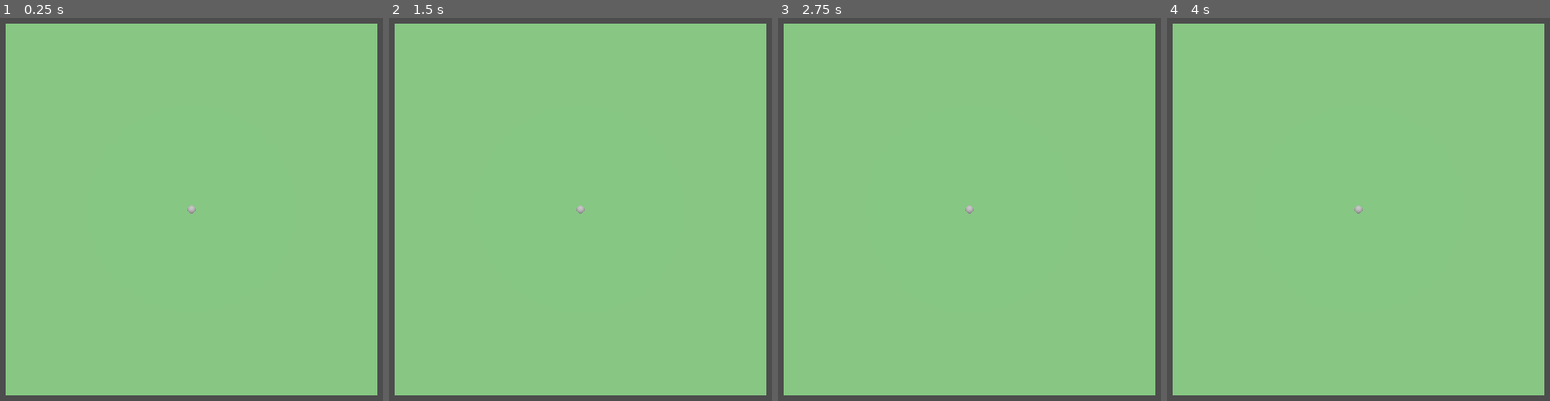
Above: before the commit, frames 1-4 (left to right).
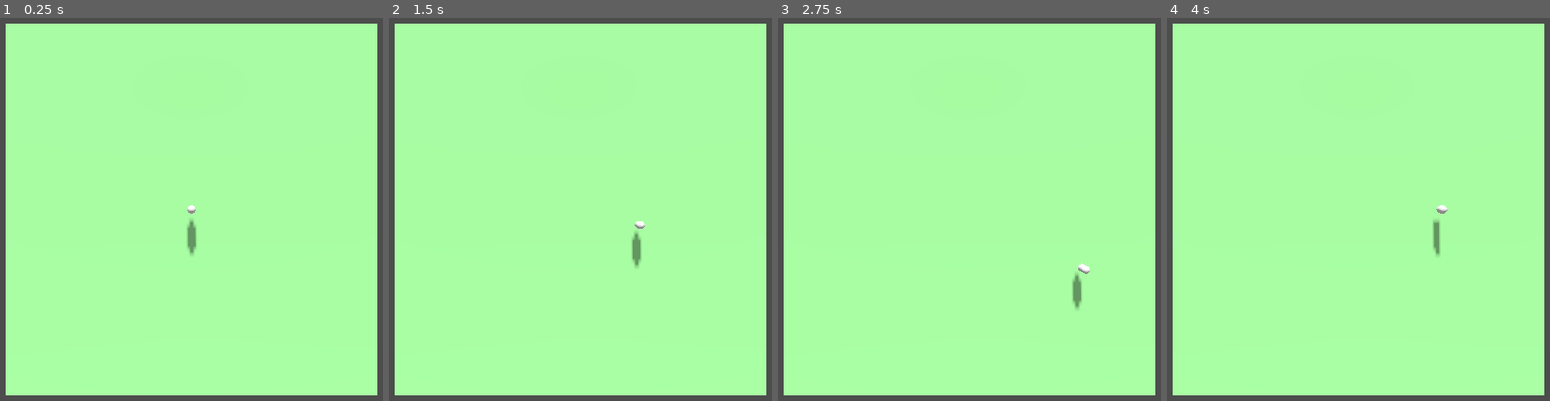
Above: after the commit, the same moments.

Repository: mpt777/BoomerangFoo
Game: Godot game, scene res://Scenes/World.tscn
The game is run twice, just before and just after one commit, with the same random seed, the same clock (stepped at 60 frames per second) and the same inputs.
Inputs (mouse positions are in pixels of both pictures, inside the frame that each line leads up to):
- Up to frame 1 (0.25 s): no input
- Up to frame 2 (1.5 s): tap Enter at 0.5 s; move the mouse to (745, 186) at 0.52 s; hold D 0.53-1.28 s; click (745, 186) at 0.67 s; move the mouse to (431, 232) at 1.27 s; hold S from 1.28 s (still down)
- Up to frame 3 (2.75 s): move the mouse to (1046, 117) at 2.02 s; release S at 2.03 s; hold D from 2.03 s (still down)
- Up to frame 4 (4 s): move the mouse to (1320, 293) at 2.77 s; release D at 2.78 s; hold W 2.78-3.53 s; click (1320, 293) at 2.92 s; tap Space at 3.5 s; move the mouse to (outside the picture) at 3.52 s; hold A from 3.53 s (still down)

The runs differ from the first frame. In frame 1, 94% of the frame differs, in the area x 1-99%, y 1-99%; in frame 2, 94%; in frame 3, 94%; in frame 4, 94%.

Commit message:
controller

Diff:
--- a/Scenes/Components/Controller.gd
+++ /dev/null
@@ -1,11 +0,0 @@
-extends Node
-
-
-# Called when the node enters the scene tree for the first time.
-func _ready():
-	pass # Replace with function body.
-
-
-# Called every frame. 'delta' is the elapsed time since the previous frame.
-func _process(delta):
-	pass
--- a/Scenes/Components/Controller.tscn
+++ /dev/null
@@ -1,6 +0,0 @@
-[gd_scene load_steps=2 format=3 uid="uid://bhftea212ibr4"]
-
-[ext_resource type="Script" path="res://Scenes/Components/Controller.gd" id="1_bpji0"]
-
-[node name="Controller" type="Node"]
-script = ExtResource("1_bpji0")
--- /dev/null
+++ b/Scenes/Components/PlayerController.gd
@@ -0,0 +1,52 @@
+extends Controller
+
+@export
+var target : CharacterBody3D
+
+@export
+var SPEED := 10
+
+@export
+var ACCELERATION := 0.8
+
+@export
+var FRICTION := 0.5
+
+# Called when the node enters the scene tree for the first time.
+func _ready():
+	register_action("move_up", InputEventKey.new(), KEY_W)
+	register_action("move_down", InputEventKey.new(), KEY_S)
+	register_action("move_left", InputEventKey.new(), KEY_A)
+	register_action("move_right", InputEventKey.new(), KEY_D)
+
+
+# Called every frame. 'delta' is the elapsed time since the previous frame.
+func _process(delta):
+	pass
+
+func _physics_process(delta):
+	if not target:
+		return
+	# We create a local variable to store the input direction.
+	var direction = Vector3.ZERO
+	var target_velocity = Vector3.ZERO
+
+	# We check for each move input and update the direction accordingly.
+	if Input.is_action_pressed(action("move_right")):
+		direction.x += 1
+	if Input.is_action_pressed(action("move_left")):
+		direction.x -= 1
+	if Input.is_action_pressed(action("move_down")):
+		direction.z += 1
+	if Input.is_action_pressed(action("move_up")):
+		direction.z -= 1
+
+	direction = direction.normalized() * SPEED
+
+	if direction.length() > 0:
+		target.velocity = target.velocity.lerp(direction, ACCELERATION)
+	else:
+	# If there's no input, slow down to (0, 0)
+		target.velocity = target.velocity.lerp(Vector3.ZERO, FRICTION)
+
+	target.move_and_slide()
--- /dev/null
+++ b/Scenes/Components/PlayerController.tscn
@@ -0,0 +1,6 @@
+[gd_scene load_steps=2 format=3 uid="uid://cm0w7a28t0la4"]
+
+[ext_resource type="Script" path="res://Scenes/Components/PlayerController.gd" id="1_76gno"]
+
+[node name="Controller" type="Node"]
+script = ExtResource("1_76gno")
--- a/Scenes/Levels/Level.tscn
+++ b/Scenes/Levels/Level.tscn
@@ -32,4 +32,5 @@
 environment = SubResource("Environment_cxxfk")
 
 [node name="DirectionalLight3D" type="DirectionalLight3D" parent="."]
-transform = Transform3D(0.999922, 0.00408568, -0.0118429, 0.0121545, -0.545455, 0.838052, -0.00303575, -0.83813, -0.545462, 0, 0, 0)
+transform = Transform3D(0.999922, 0.00408568, -0.0118429, 0.00842274, -0.919032, 0.394093, -0.00927385, -0.394162, -0.918994, 0, 0, 0)
+shadow_enabled = true
--- /dev/null
+++ b/Scenes/PlayerController2.gd
@@ -0,0 +1,52 @@
+extends Controller
+
+@export
+var target : CharacterBody3D
+
+@export
+var SPEED := 10
+
+@export
+var ACCELERATION := 0.8
+
+@export
+var FRICTION := 0.5
+
+# Called when the node enters the scene tree for the first time.
+func _ready():
+	register_action("move_up", InputEventKey.new(), KEY_UP)
+	register_action("move_down", InputEventKey.new(), KEY_DOWN)
+	register_action("move_left", InputEventKey.new(), KEY_LEFT)
+	register_action("move_right", InputEventKey.new(), KEY_RIGHT)
+
+
+# Called every frame. 'delta' is the elapsed time since the previous frame.
+func _process(delta):
+	pass
+
+
+func _physics_process(delta):
+	if not target:
+		return
+	# We create a local variable to store the input direction.
+	var direction = Vector3.ZERO
+	var target_velocity = Vector3.ZERO
+
+	if Input.is_action_pressed(action("move_right")):
+		direction.x += 1
+	if Input.is_action_pressed(action("move_left")):
+		direction.x -= 1
+	if Input.is_action_pressed(action("move_down")):
+		direction.z += 1
+	if Input.is_action_pressed(action("move_up")):
+		direction.z -= 1
+
+	direction = direction.normalized() * SPEED
+
+	if direction.length() > 0:
+		target.velocity = target.velocity.lerp(direction, ACCELERATION)
+	else:
+	# If there's no input, slow down to (0, 0)
+		target.velocity = target.velocity.lerp(Vector3.ZERO, FRICTION)
+
+	target.move_and_slide()
--- a/Scenes/Players/Player.tscn
+++ b/Scenes/Players/Player.tscn
@@ -1,4 +1,6 @@
-[gd_scene load_steps=3 format=3 uid="uid://nekxp4173ils"]
+[gd_scene load_steps=4 format=3 uid="uid://nekxp4173ils"]
+
+[ext_resource type="PackedScene" uid="uid://cm0w7a28t0la4" path="res://Scenes/Components/PlayerController.tscn" id="1_ht1ac"]
 
 [sub_resource type="CapsuleShape3D" id="CapsuleShape3D_7yfid"]
 
@@ -11,3 +13,6 @@
 
 [node name="MeshInstance3D" type="MeshInstance3D" parent="."]
 mesh = SubResource("CapsuleMesh_mapto")
+
+[node name="PlayerController" parent="." node_paths=PackedStringArray("target") instance=ExtResource("1_ht1ac")]
+target = NodePath("..")
--- a/Scenes/World.tscn
+++ b/Scenes/World.tscn
@@ -5,10 +5,10 @@
 
 [node name="World" type="Node3D"]
 
-[node name="CharacterBody3D" parent="." instance=ExtResource("1_gb6ck")]
-transform = Transform3D(1, 0, 0, 0, 1, 0, 0, 0, 1, 0, 1.93793, 0)
-
 [node name="Level" parent="." instance=ExtResource("2_h88pl")]
 
 [node name="Camera3D" type="Camera3D" parent="."]
 transform = Transform3D(1, 0, 0, 0, -4.37114e-08, 1, 0, -1, -4.37114e-08, 0, 37.5897, 0)
+
+[node name="CharacterBody3D" parent="." instance=ExtResource("1_gb6ck")]
+transform = Transform3D(1, 0, 0, 0, 1, 0, 0, 0, 1, 0, 2.73338, 0)
--- /dev/null
+++ b/Scripts/Controller.gd
@@ -0,0 +1,28 @@
+extends Node
+
+class_name Controller
+
+@export
+var controller_number := 0
+
+@export
+var device_number := 0
+
+func action(action_name : String) -> String:
+	return "{0}__{1}".format([controller_number, action_name])
+
+func register_action(action_name : String, input_event : InputEvent, button_index : int) -> void:
+	var action = action(action_name)
+
+#	if not InputMap.has_action(action):
+	InputMap.add_action(action)
+#		InputMap.erase_action(action_name)
+
+	input_event.device = device_number
+
+	if input_event is InputEventKey:
+		input_event.keycode = button_index
+	elif input_event is InputEventJoypadButton:
+		input_event.button_index = button_index
+
+	InputMap.action_add_event(action, input_event)
